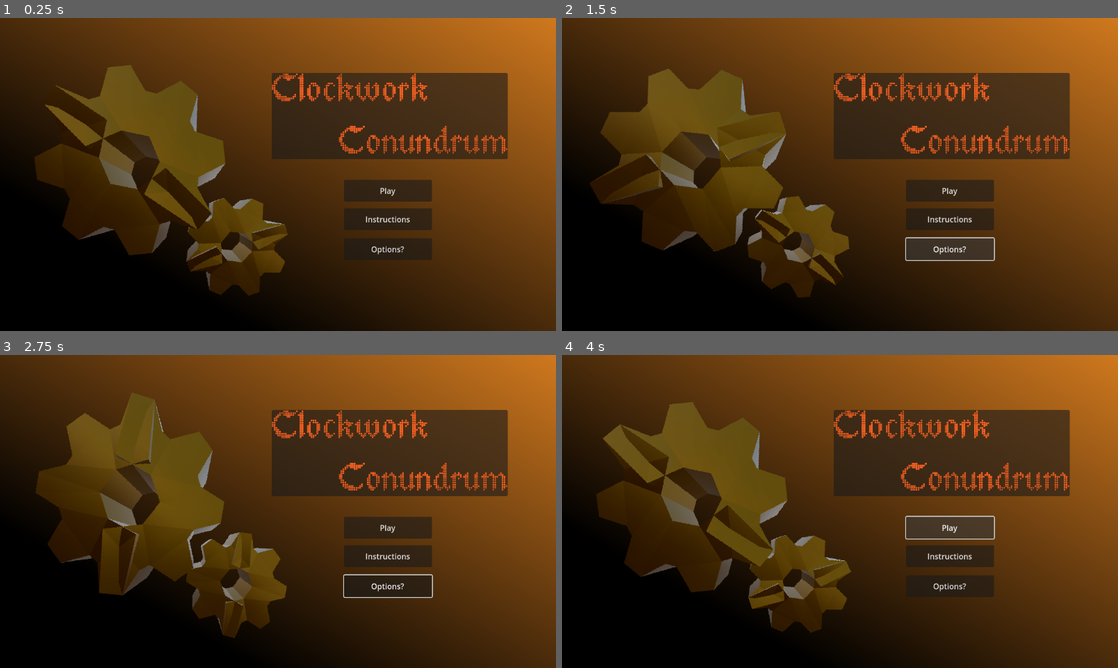
Above: before the commit, frames 1-4 (two rows, left to right).
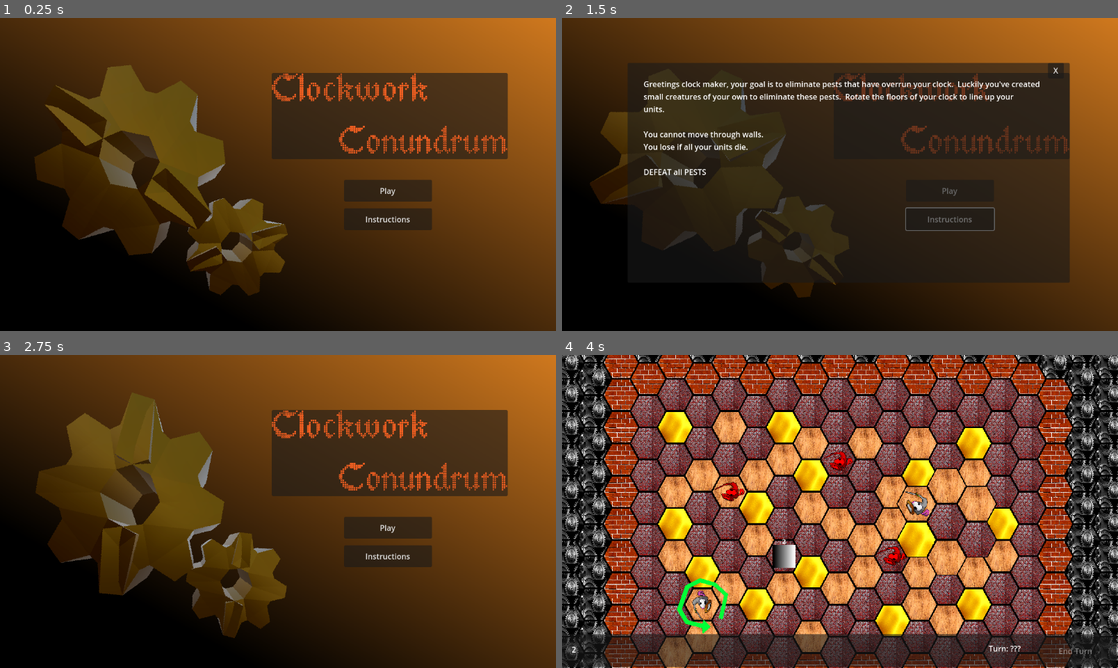
Above: after the commit, the same moments.

Repository: collin-wright1/pizza-jam
Game: Godot game, scene res://scenes/main_menu.tscn
Two runs of this game, one before a commit and one after it. Both use one fixed random seed, a clock stepped at 60 frames per second and the inputs below. This scene is started directly instead of the project's main scene.
Inputs (mouse positions are in pixels of both pictures, inside the frame that each line leads up to):
- Up to frame 1 (0.25 s): no input
- Up to frame 2 (1.5 s): click "Instructions" at 0.5 s; click (951, 249) at 1.25 s, where only the run before the commit has a clickable "Options?"
- Up to frame 3 (2.75 s): click (494, 408) at 2 s, where only the run after the commit has a clickable "X"
- Up to frame 4 (4 s): click "Play" at 2.75 s; click (951, 527) at 3.5 s, where only the run before the commit has a clickable "Play"

The runs differ from the first frame. In frame 1, 0.6% of the frame differs, in the area x 65-78%, y 70-78%; in frame 2, 34%; in frame 3, 0.8%; in frame 4, 95%, in the area x 0-100%, y 0-100%.

Commit message:
Main Menu functionality

Diff:
--- a/scenes/main_menu.tscn
+++ b/scenes/main_menu.tscn
@@ -163,7 +163,7 @@
 scale = Vector2(0.655, 0.655)
 texture = ExtResource("3_ilcc5")
 
-[node name="Button" type="Button" parent="."]
+[node name="StartButton" type="Button" parent="."]
 layout_mode = 1
 anchors_preset = 8
 anchor_left = 0.5
@@ -178,7 +178,7 @@
 grow_vertical = 2
 text = "Play"
 
-[node name="Button2" type="Button" parent="."]
+[node name="InstructionButton" type="Button" parent="."]
 layout_mode = 1
 anchors_preset = 8
 anchor_left = 0.5
@@ -193,7 +193,8 @@
 grow_vertical = 2
 text = "Instructions"
 
-[node name="Button3" type="Button" parent="."]
+[node name="Options" type="Button" parent="."]
+visible = false
 layout_mode = 1
 anchors_preset = 8
 anchor_left = 0.5
@@ -207,3 +208,37 @@
 grow_horizontal = 2
 grow_vertical = 2
 text = "Options?"
+
+[node name="Instruction Panel" type="Panel" parent="."]
+visible = false
+layout_mode = 0
+offset_left = 136.0
+offset_top = 93.0
+offset_right = 1052.0
+offset_bottom = 548.0
+
+[node name="Label" type="Label" parent="Instruction Panel"]
+layout_mode = 0
+offset_left = 33.0
+offset_top = 32.0
+offset_right = 871.0
+offset_bottom = 422.0
+text = "Greetings clock maker, your goal is to eliminate pests that have overrun your clock.  Luckily you've created
+small creatures of your own to eliminate these pests.  Rotate the floors of your clock to line up your
+units.
+
+You cannot move through walls.
+You lose if all your units die.
+
+DEFEAT all PESTS"
+
+[node name="InstructionExit" type="Button" parent="Instruction Panel"]
+layout_mode = 0
+offset_left = 871.0
+offset_right = 904.0
+offset_bottom = 32.0
+text = "X"
+
+[connection signal="pressed" from="StartButton" to="." method="_on_start_button_pressed"]
+[connection signal="pressed" from="InstructionButton" to="." method="_on_instruction_button_pressed"]
+[connection signal="pressed" from="Instruction Panel/InstructionExit" to="." method="_on_instruction_exit_pressed"]
--- a/scripts/main_menu.gd
+++ b/scripts/main_menu.gd
@@ -10,3 +10,15 @@
 # Called every frame. 'delta' is the elapsed time since the previous frame.
 func _process(delta: float) -> void:
 	animation_player.play("menu",-1,0.2)
+
+
+func _on_start_button_pressed() -> void:
+	get_tree().change_scene_to_file("res://scenes/game_controller.tscn")
+
+
+func _on_instruction_button_pressed() -> void:
+	$"Instruction Panel".show()
+
+
+func _on_instruction_exit_pressed() -> void:
+	$"Instruction Panel".hide()
